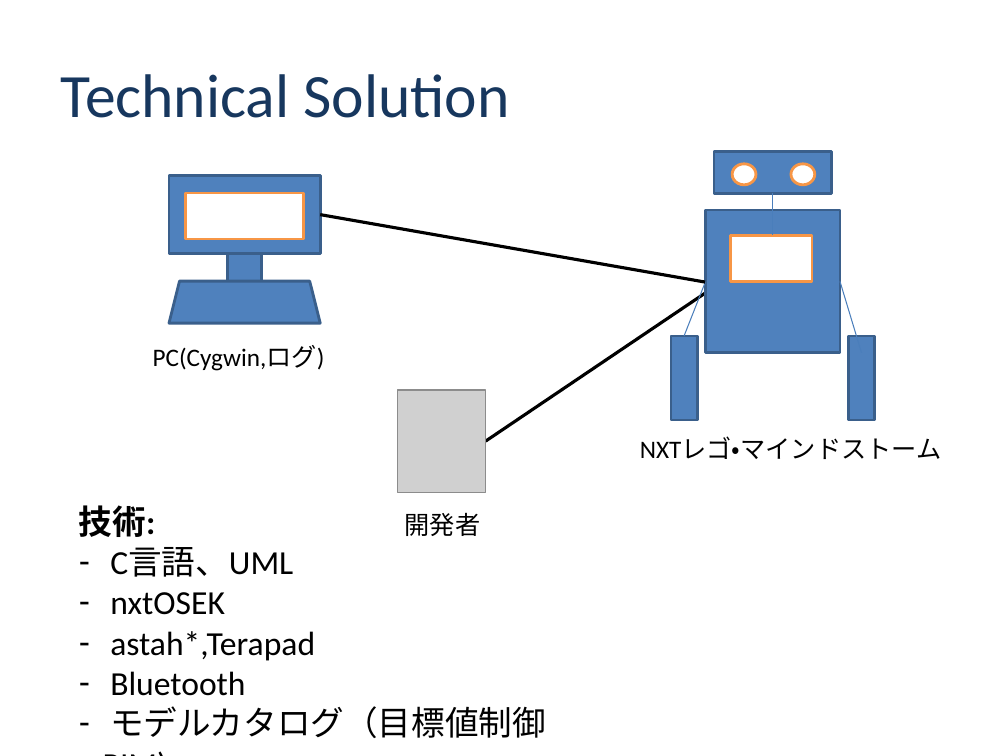
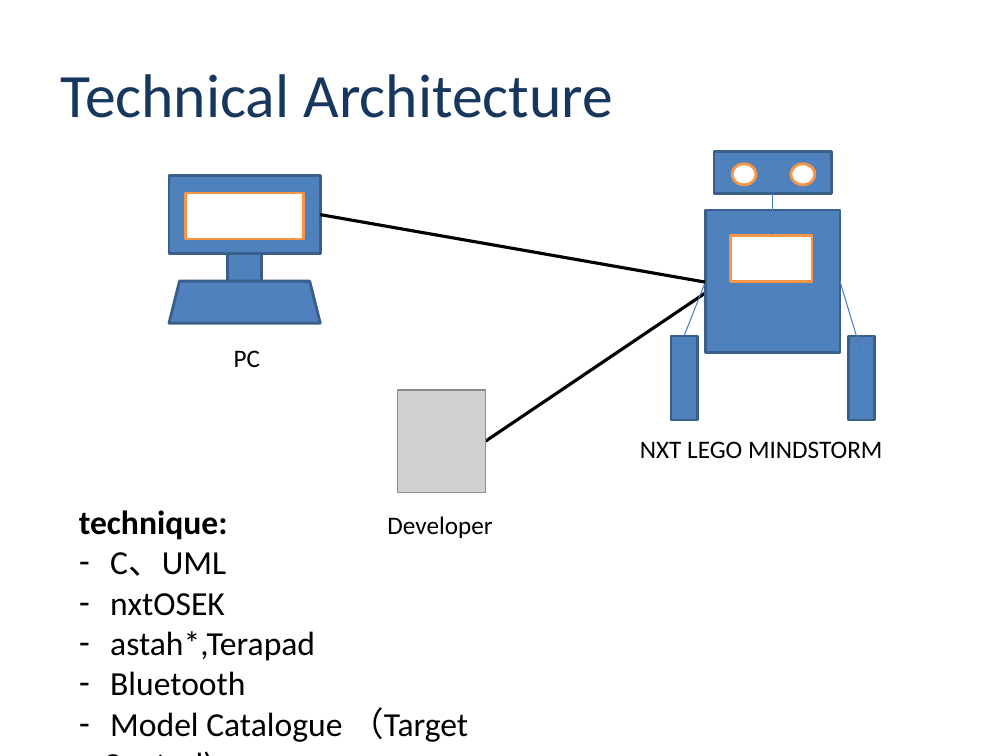
Before and after one commit to class-snct-rikitakelab/e-konbu2012, a slide deck: slide 8 of Inception Deck -E-konbu-.pptx (slide 7 before the commit). Drawn at 1008x756 pixels with LibreOffice and Linux fonts; fonts in the diff are those of the drawing; grey boxes stand for pictures; background and template pictures are left out. Boxes give left, top, right and bottom in pixels: in the first picture for what was removed or moved away, otherwise in the second. Text is boxed around its words. In the diff, an @@ line names an element or a change of style, - is before the commit and + after.

```diff
--- a/Inception Deck -E-konbu-.pptx
+++ b/Inception Deck -E-konbu-.pptx
@@ title at box(60, 74, 613, 118): text changed @@
-Technical Solution
+Technical Architecture
@@ text at box(234, 350, 260, 367): text changed @@
-PC(Cygwin,ログ)
+PC
@@ text at box(640, 441, 882, 458): text changed @@
-NXTレゴ・マインドストーム
+NXT LEGO MINDSTORM
@@ text at box(79, 510, 228, 576): text changed; bold on @@
-技術:
-– C言語、UML
+technique:
+– C、UML
@@ text at box(387, 516, 492, 538): text changed @@
-開発者
+Developer
@@ text at box(110, 707, 468, 742): text changed @@
-– モデルカタログ（目標値制御PIM)
+– Model Catalogue （Target Control)
```
Also in this commit, not shown: 11 other slides changed, 1 slide added, 3 other files.
